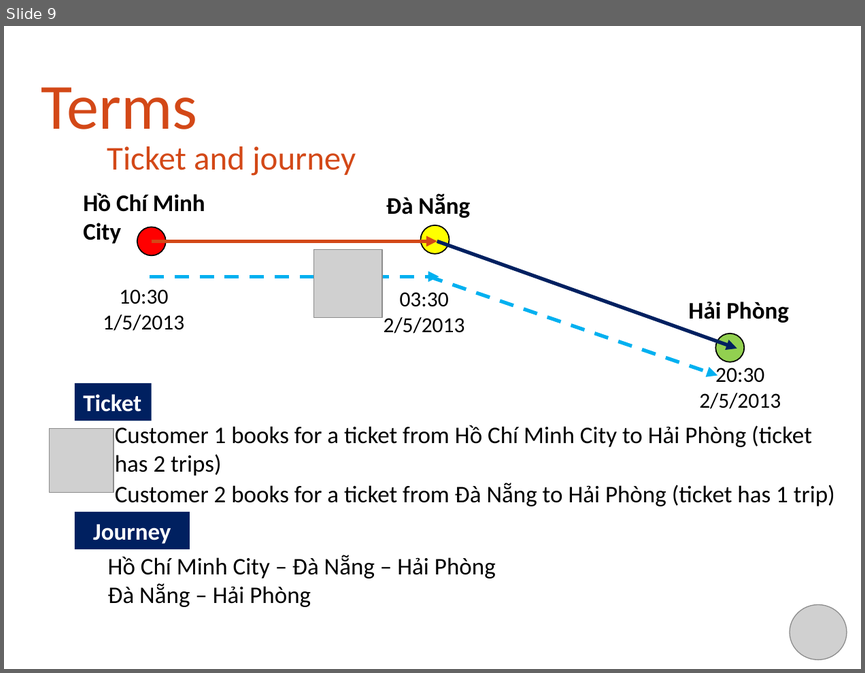
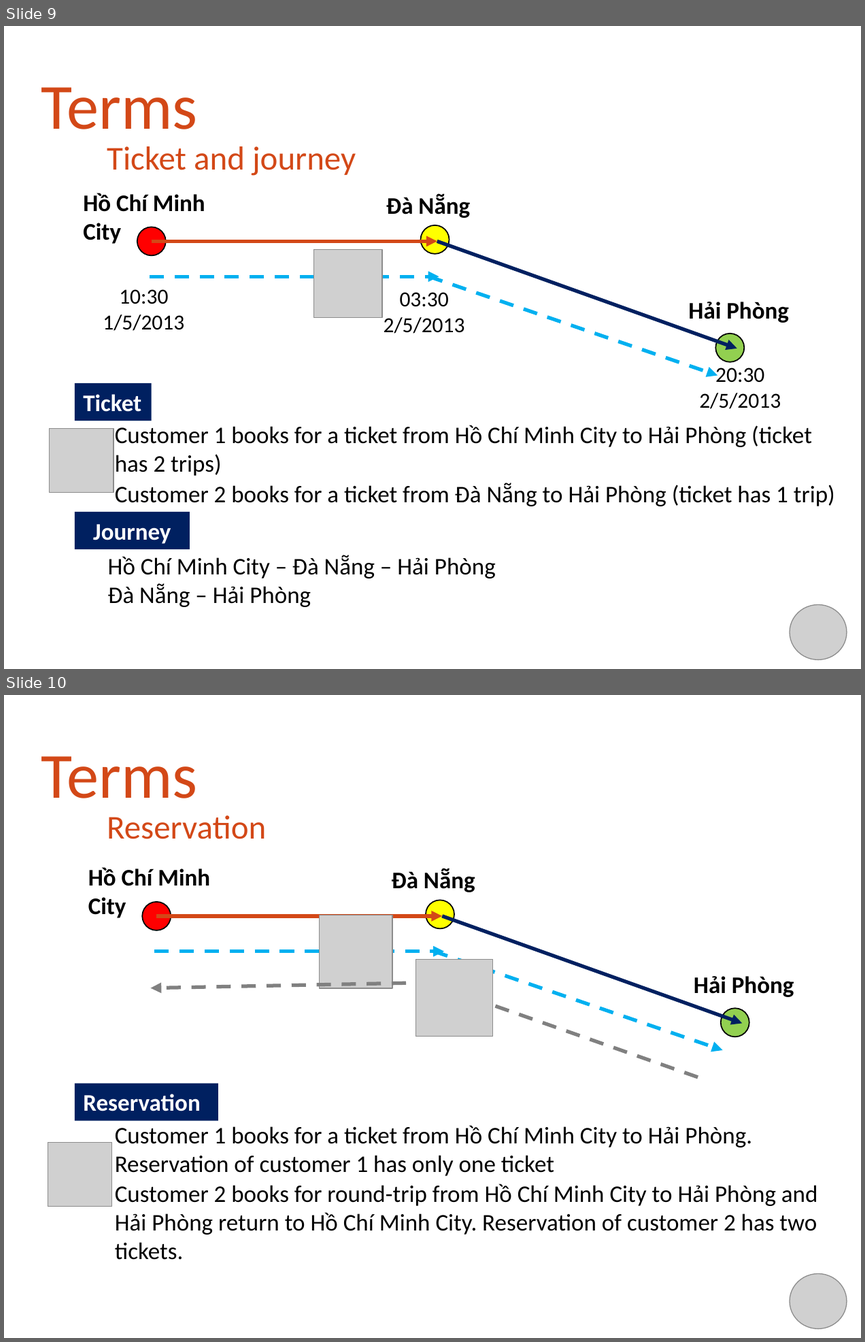
Before and after one commit to khalifandiaye/bus-reservation, a slide deck: WIP/Document/Project Report/capstone.pptx. Shown one above the other, each under a label of ours: slide 9 before the commit, slides 9 and 10 after it. The pictures are 865x673 and 865x1342 pixels, drawn with LibreOffice and Linux fonts; fonts in the diff are those of the drawing; grey boxes stand for pictures; background and template pictures are left out. Boxes give left, top, right and bottom in pixels: in the first picture for what was removed or moved away, otherwise in the second. Text is boxed around its words. In the diff, an @@ line names an element or a change of style, - is before the commit and + after.

```diff
--- a/WIP/Document/Project Report/capstone.pptx
+++ b/WIP/Document/Project Report/capstone.pptx
@@ slide 10 added at (x1=4, y1=695, x2=861, y2=1338), background picture (left out) @@
@@ title added at (x1=41, y1=756, x2=198, y2=798), 54 pt, text #D34817 @@
+Terms
@@ text added at (x1=107, y1=815, x2=266, y2=839), 28 pt, text #D34817 @@
+Reservation
@@ picture added at (x1=415, y1=959, x2=492, y2=1036) @@
@@ group added at (x1=88, y1=867, x2=794, y2=1050): 4 arrows, 3 ellipses, 3 texts, 1 picture @@
+Hồ Chí Minh City
+Đà Nẵng
+Hải Phòng
@@ arrow added from (430, 982) to (150, 988), #808080 3 pt dashed @@
@@ arrow added from (698, 1077) to (426, 982), #808080 3 pt dashed @@
@@ rectangle added at (x1=74, y1=1083, x2=218, y2=1121), fill #002060, 20 pt, text #FFFFFF, bold @@
+Reservation
@@ picture added at (x1=48, y1=1142, x2=112, y2=1206) @@
@@ text added at (x1=115, y1=1125, x2=752, y2=1176), 20 pt, text #000000 @@
+Customer 1 books for a ticket from Hồ Chí Minh City to Hải Phòng. Reservation of customer 1 has only one ticket
@@ text added at (x1=115, y1=1183, x2=818, y2=1259), 20 pt, text #000000 @@
+Customer 2 books for round-trip from Hồ Chí Minh City to Hải Phòng and Hải Phòng return to Hồ Chí Minh City. Reservation of customer 2 has two tickets.
@@ picture added at (x1=789, y1=1273, x2=847, y2=1328) @@
```
Also in this commit, not shown: 8 slides changed, 5 other slides added, 6 slides removed.
